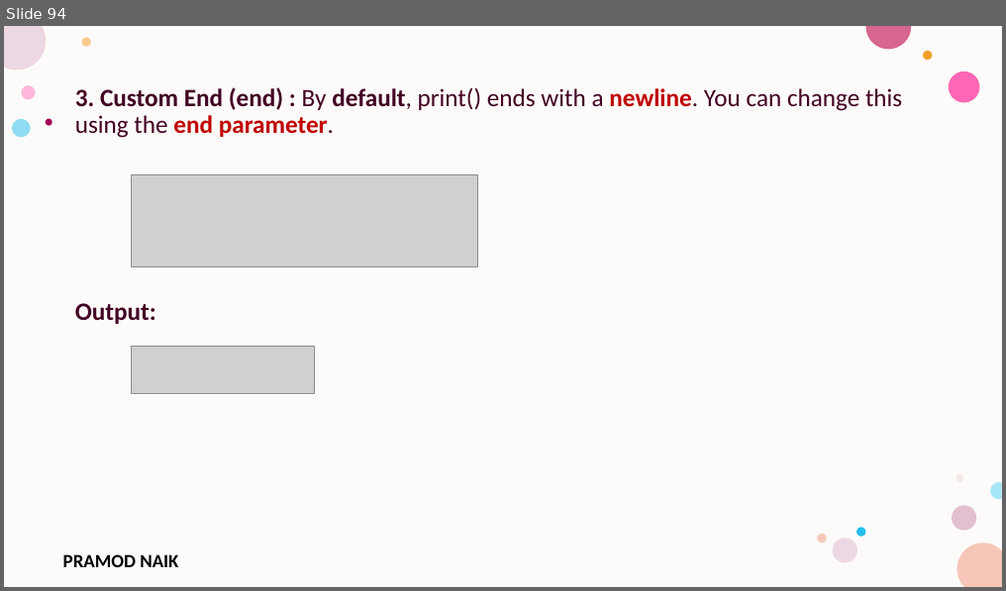
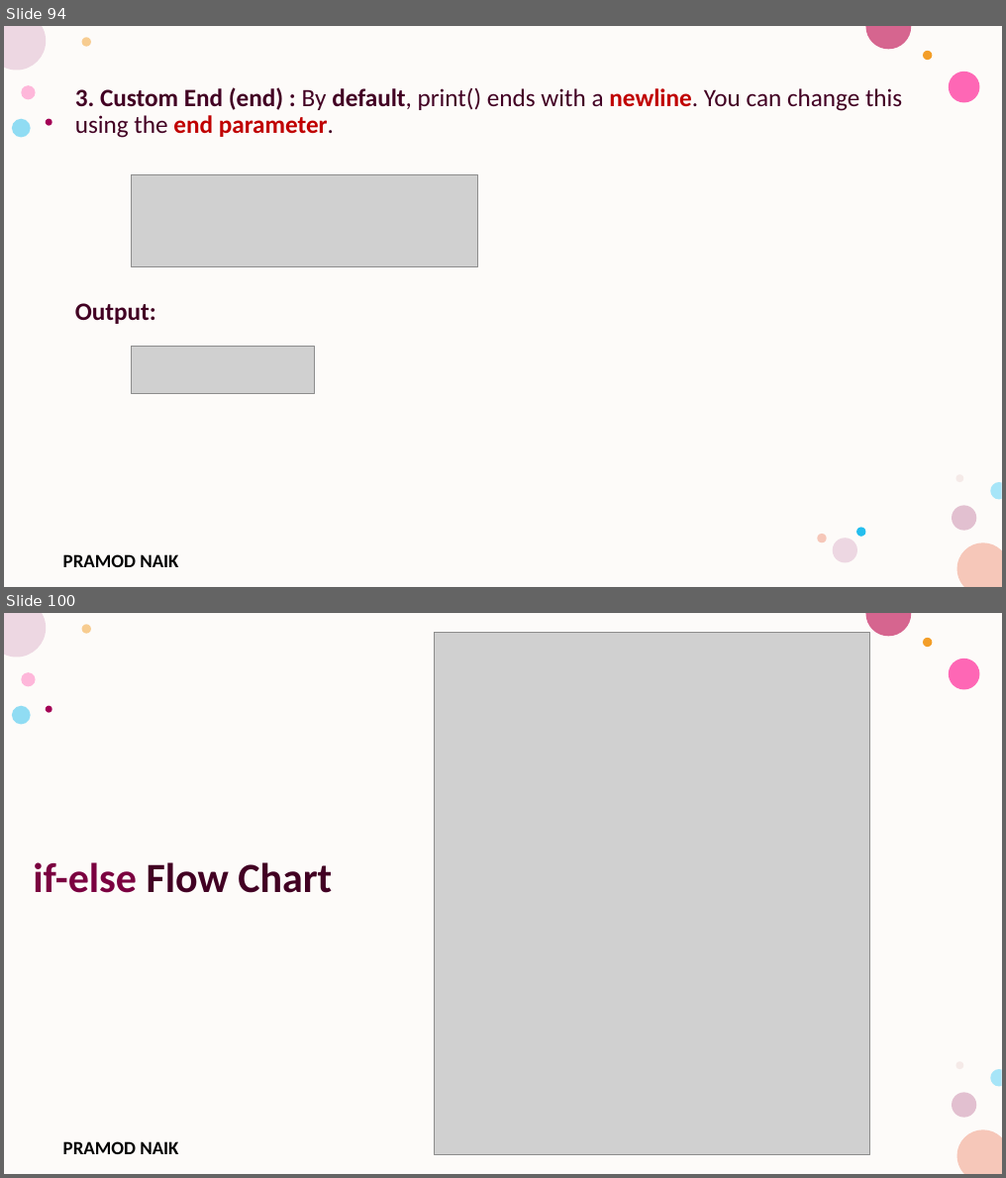
Before and after one commit to PRAMOD-VISHNU-NAIK/MCA-4th-Sem-Python-Shridevi-College, a slide deck: Theory Class-Notes/Module-1 Python Basic Concepts and Programming.pptx. Shown one above the other, each under a label of ours: slide 94 before the commit, slides 94 and 100 after it; the slides between them are not shown. The pictures are 1006x591 and 1006x1178 pixels, drawn with LibreOffice and Linux fonts; fonts in the diff are those of the drawing; grey boxes stand for pictures; background and template pictures are left out. Boxes give left, top, right and bottom in pixels: in the first picture for what was removed or moved away, otherwise in the second. Text is boxed around its words. In the diff, an @@ line names an element or a change of style, - is before the commit and + after.

```diff
--- a/Theory Class-Notes/Module-1 Python Basic Concepts and Programming.pptx
+++ b/Theory Class-Notes/Module-1 Python Basic Concepts and Programming.pptx
@@ slide 100 added at [4, 613, 1002, 1174], background #FFFFFF; not listed: 14 template elements that a slide beside it also shows @@
@@ picture added at [435, 633, 870, 1155] @@
@@ text added at [33, 862, 332, 893], 40 pt, text #420023, bold @@
+if-else Flow Chart
```
Also in this commit, not shown: 1 slide changed, 42 other slides added, 1 slide removed.
